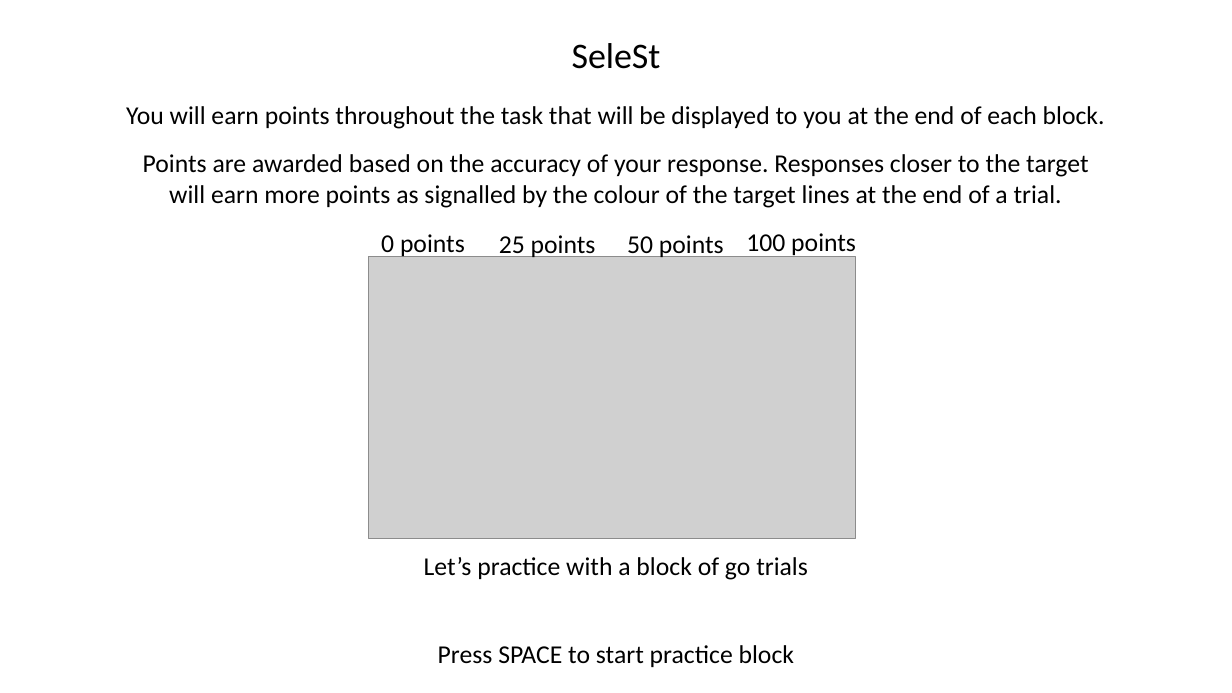
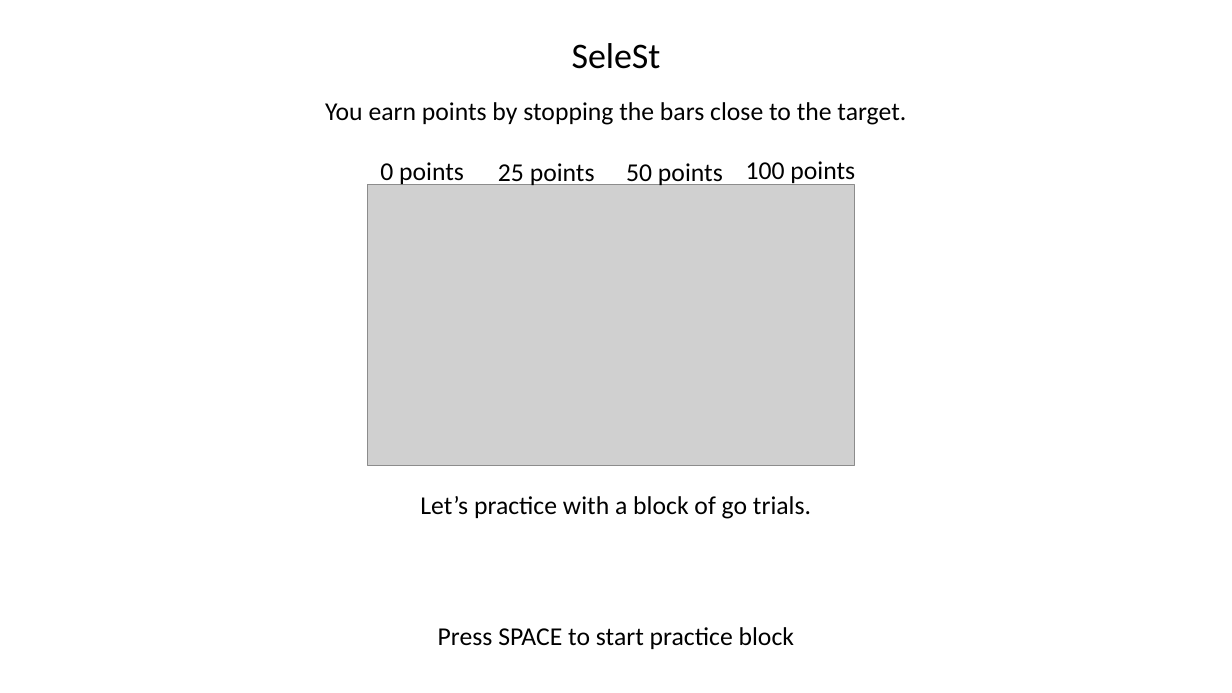
Before and after one commit to coreywadsley/SeleST, a slide deck: slide 2 of instructions/SeleSt_instruction_slides.pptx. Drawn at 1232x693 pixels with LibreOffice and Linux fonts; fonts in the diff are those of the drawing; grey boxes stand for pictures. Boxes give left, top, right and bottom in pixels: in the first picture for what was removed or moved away, otherwise in the second. Text is boxed around its words. In the diff, an @@ line names an element or a change of style, - is before the commit and + after.

```diff
--- a/instructions/SeleSt_instruction_slides.pptx
+++ b/instructions/SeleSt_instruction_slides.pptx
@@ text removed at box(126, 106, 1105, 129) @@
-You will earn points throughout the task that will be displayed to you at the end of each block.
@@ text at box(325, 102, 906, 125): text changed @@
-Points are awarded based on the accuracy of your response. Responses closer to the target will earn more points as signalled by the colour of the target lines at the end of a trial.
+You earn points by stopping the bars close to the target.
@@ 4 texts, 1 picture: place and size @@
-4 texts, 1 picture at box(369, 233, 856, 539)
+4 texts, 1 picture at box(368, 161, 855, 467)
@@ text at box(420, 496, 811, 519): text changed @@
-Let’s practice with a block of go trials
+Let’s practice with a block of go trials.
@@ text "Press SPACE to start practice ...": place and size @@
-text "Press SPACE to start practice ..." at box(438, 645, 794, 667)
+text "Press SPACE to start practice ..." at box(438, 627, 794, 649)
```
Also in this commit, not shown: 7 other slides changed, 1 slide removed, 13 other files.
